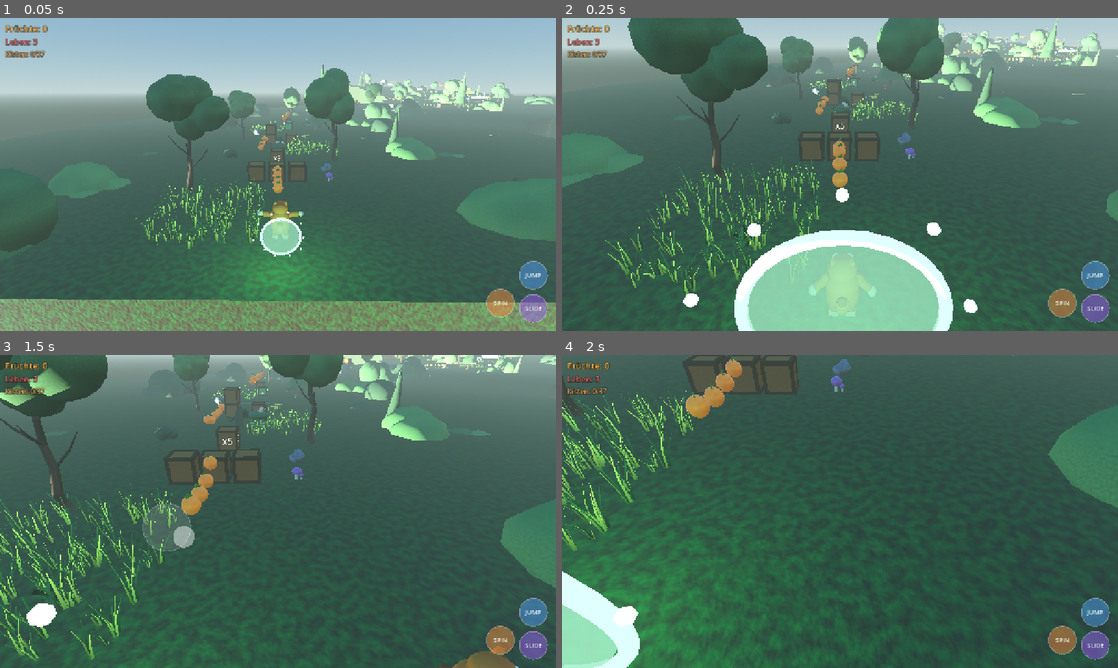
Above: before the commit, frames 1-4 (two rows, left to right).
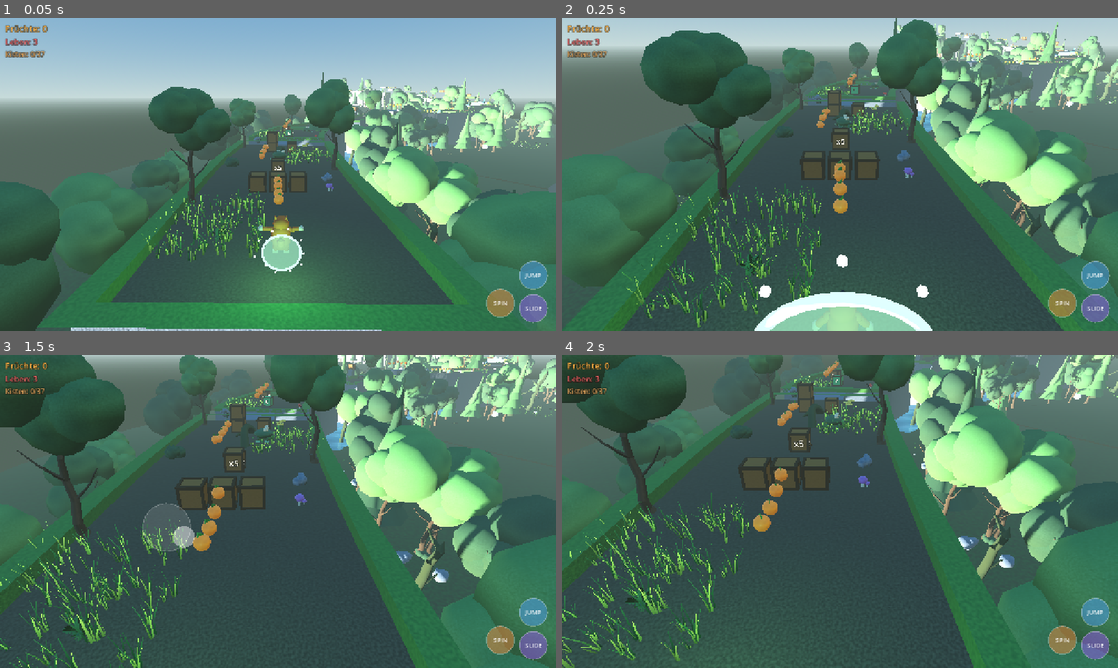
Above: after the commit, the same moments.

Repository: Phat-shot/Banooka
Game: Godot game, scene res://scenes/levels/Level01.tscn
Two runs of this game, one before a commit and one after it. Both use one fixed random seed, a clock stepped at 60 frames per second and the inputs below.
Inputs (mouse positions are in pixels of both pictures, inside the frame that each line leads up to):
- Up to frame 1 (0.05 s): no input
- Up to frame 2 (0.25 s): no input
- Up to frame 3 (1.5 s): move the mouse to (400, 495) at 0.52 s; hold D (move_right) 0.53-1.25 s; hold Shift (slide) 0.53-1.25 s; click (400, 495) at 0.67 s; tap Space (jump) at 0.77 s; drag from (166, 527) to (250, 574) at 1.27 s
- Up to frame 4 (2 s): no input

The runs differ from the first frame. In frame 1, 34% of the frame differs, in the area x 0-100%, y 14-100%; in frame 2, 43%; in frame 3, 39%; in frame 4, 54%, in the area x 0-100%, y 0-100%.

Commit message:
Weg sichtbar machen: Korridor mit Rasenkante, Klippen und echter Schlucht
Der gemeldete Fehler "kein Boden/Rand erkennbar" hatte eine klare
Ursache: _waldboden_bauen() nutzte dieselbe Kurve wie der Weg, der
"Waldboden" lag also exakt auf Weghöhe. Das ganze Level war dadurch
eine einzige flache Ebene ohne Rand, ohne Schlucht und ohne sichtbare
Löcher.

- LevelWerkzeuge.korridor() erzeugt jetzt drei getrennte Flächen mit
  eigenen Materialien: Wegdecke, erhöhte Kante und Klippe. Die Kante
  (0,45 m) begrenzt den Weg sichtbar und begehbar, die Klippe macht die
  Tiefe sichtbar, und die Stirnseiten an den Lücken werden umrandet,
  damit Löcher von weitem erkennbar sind.
- Neuer Parameter hoehe_versatz: der Waldboden liegt nun 8,2 m unter
  dem Weg, der Weg verläuft auf einem Grat durch den Wald.
- Dreieckswicklung wird automatisch anhand der Zielnormale gewählt,
  damit keine Fläche versehentlich unsichtbar wird.
- Materialbibliothek.waldweg() als Wegdecke, Nebel entschärft,
  Kamera höher und weiter zurück.

werkzeuge/foto.sh + foto.gd rendern Bilder eines Levels als PNG.
Godot zeichnet im Headless-Modus nicht, deshalb läuft das über einen
echten Bildschirm mit weit außerhalb liegendem Fenster.

Co-Authored-By: Claude Opus 5 (1M context) <noreply@anthropic.com>

Diff:
--- a/scenes/camera/CorridorCamera.tscn
+++ b/scenes/camera/CorridorCamera.tscn
@@ -7,3 +7,6 @@
 fov = 60.0
 far = 200.0
 script = ExtResource("1_cam")
+hoehe = 5.4
+abstand = 9.5
+blick_vorlauf = 6.0
--- a/scenes/levels/Level01.tscn
+++ b/scenes/levels/Level01.tscn
@@ -26,8 +26,8 @@
 fog_enabled = true
 fog_light_color = Color(0.58, 0.68, 0.66, 1)
 fog_light_energy = 0.9
-fog_density = 0.0075
-fog_sky_affect = 0.3
+fog_density = 0.0035
+fog_sky_affect = 0.15
 
 [node name="Level01" type="Node3D"]
 script = ExtResource("1_level")
--- a/scenes/levels/level01.gd
+++ b/scenes/levels/level01.gd
@@ -103,8 +103,16 @@
 
 
 func _boden_bauen() -> void:
-	LevelWerkzeuge.korridor(geometrie, verlauf, ABSCHNITTE,
-			Materialbibliothek.waldboden(), 8.0, 1.2)
+	LevelWerkzeuge.korridor(geometrie, verlauf, ABSCHNITTE, {
+		"oben": Materialbibliothek.waldweg(),   # Erde: hebt sich vom Grün ab
+		"kante": Materialbibliothek.gras(),     # erhöhte Rasenkante als Begrenzung
+		"klippe": Materialbibliothek.fels(),    # Felswand macht die Tiefe sichtbar
+	}, {
+		"tiefe": 9.0,
+		"schritt": 1.0,
+		"kante_hoehe": 0.45,
+		"kante_breite": 0.8,
+	})
 
 
 ## Breite des Weges an dieser Stelle. 0.0 bedeutet: hier ist eine Lücke.
@@ -392,8 +400,19 @@
 ## Absturzzone. Darauf stehen die Bäume, deren Kronen bis auf Weghöhe reichen.
 func _waldboden_bauen() -> void:
 	LevelWerkzeuge.korridor(geometrie, verlauf, [
-		{"von": 0.0, "bis": M_ENDE, "breite": 62.0},
-	], Materialbibliothek.waldboden(), 14.0, 3.0, false)
+		{"von": 0.0, "bis": M_ENDE, "breite": 70.0},
+	], {
+		"oben": Materialbibliothek.waldboden(),
+		"kante": Materialbibliothek.waldboden(),
+		"klippe": Materialbibliothek.fels(),
+	}, {
+		"tiefe": 16.0,
+		"schritt": 4.0,
+		"kollision": false,
+		"kante_hoehe": 0.0,
+		"kante_breite": 0.0,
+		"hoehe_versatz": WALDBODEN_HOEHE,   # tief unter dem Weg
+	})
 
 
 ## Reihe unsichtbarer Bereiche unter dem Pfad, die den Sturz beenden.
--- a/scripts/level_werkzeuge.gd
+++ b/scripts/level_werkzeuge.gd
@@ -50,110 +50,177 @@
 
 # ------------------------------------------------------------- Korridor
 
-## Baut den Boden des Korridors entlang der Kurve.
+## Baut den Weg entlang der Kurve als drei getrennte Flächen:
+##   Wegdecke  – begehbare Oberfläche (eigenes Material)
+##   Kante     – erhöhte Rasen-/Steinkante am Rand, macht den Weg lesbar
+##   Klippe    – senkrechte Wand nach unten, macht die Tiefe sichtbar
 ##
-## `abschnitte` ist eine Liste von Wörterbüchern:
-##   {"von": float, "bis": float, "breite": float, "breite_ende": float}
-## "breite_ende" ist optional (Standard = "breite") und erlaubt sich
-## verjüngende oder verbreiternde Passagen. Lücken zwischen den
-## Abschnitten bleiben offen – das sind die Sprungpassagen.
+## `abschnitte`: Liste von {"von", "bis", "breite", "breite_ende"}.
+## Lücken zwischen den Abschnitten sind die Sprungpassagen; ihre
+## Stirnseiten werden geschlossen und mit der Kante umrandet, damit
+## Löcher von weitem erkennbar sind.
+##
+## `optionen`: {"tiefe", "schritt", "kollision", "kante_hoehe",
+##              "kante_breite", "hoehe_versatz"}
 static func korridor(elternteil: Node3D, kurve: Curve3D, abschnitte: Array,
-		material: Material, tiefe: float = 6.0, schritt: float = 1.0,
-		mit_kollision: bool = true) -> MeshInstance3D:
-	var st := SurfaceTool.new()
-	st.begin(Mesh.PRIMITIVE_TRIANGLES)
+		materialien: Dictionary, optionen: Dictionary = {}) -> Node3D:
+	var tiefe: float = optionen.get("tiefe", 8.0)
+	var schritt: float = optionen.get("schritt", 1.2)
+	var kollision: bool = optionen.get("kollision", true)
+	var kante_hoehe: float = optionen.get("kante_hoehe", 0.34)
+	var kante_breite: float = optionen.get("kante_breite", 0.7)
+	var versatz: float = optionen.get("hoehe_versatz", 0.0)
+
+	var oben := SurfaceTool.new()
+	var kante := SurfaceTool.new()
+	var klippe := SurfaceTool.new()
+	for st in [oben, kante, klippe]:
+		st.begin(Mesh.PRIMITIVE_TRIANGLES)
 
 	for eintrag in abschnitte:
 		var von: float = eintrag.get("von", 0.0)
 		var bis: float = eintrag.get("bis", 0.0)
 		if bis <= von:
 			continue
-		var breite_a: float = eintrag.get("breite", 8.0)
-		var breite_b: float = eintrag.get("breite_ende", breite_a)
-		_streifen(st, kurve, von, bis, breite_a, breite_b, tiefe, schritt)
-
+		_abschnitt(oben, kante, klippe, kurve, von, bis,
+				eintrag.get("breite", 8.0),
+				eintrag.get("breite_ende", eintrag.get("breite", 8.0)),
+				tiefe, schritt, kante_hoehe, kante_breite, versatz)
+
+	var wurzel := Node3D.new()
+	wurzel.name = "Korridor"
+	elternteil.add_child(wurzel)
+
+	var decke := _flaeche(wurzel, oben, materialien.get("oben"), "Wegdecke")
+	var rand := _flaeche(wurzel, kante, materialien.get("kante"), "Kante")
+	_flaeche(wurzel, klippe, materialien.get("klippe"), "Klippe")
+
+	if kollision:
+		if decke != null:
+			decke.create_trimesh_collision()
+		if rand != null:
+			rand.create_trimesh_collision()
+	return wurzel
+
+
+static func _flaeche(elternteil: Node3D, st: SurfaceTool, material: Variant,
+		bezeichnung: String) -> MeshInstance3D:
 	st.index()
 	var mesh := st.commit()
-
+	if mesh == null or mesh.get_surface_count() == 0:
+		return null
 	var mi := MeshInstance3D.new()
-	mi.name = "Korridorboden"
+	mi.name = bezeichnung
 	mi.mesh = mesh
-	# Sicherheitsnetz: beidseitig sichtbar, damit der Boden auf keinen Fall
-	# durch eine falsch herum gewickelte Fläche verschwindet.
-	var mat := material.duplicate() as BaseMaterial3D
-	if mat != null:
-		mat.cull_mode = BaseMaterial3D.CULL_DISABLED
-		mi.material_override = mat
-	else:
+	if material != null:
 		mi.material_override = material
 	elternteil.add_child(mi)
-	if mit_kollision:
-		mi.create_trimesh_collision()
 	return mi
 
 
-static func _streifen(st: SurfaceTool, kurve: Curve3D, von: float, bis: float,
-		breite_a: float, breite_b: float, tiefe: float, schritt: float) -> void:
+static func _abschnitt(oben: SurfaceTool, kante: SurfaceTool, klippe: SurfaceTool,
+		kurve: Curve3D, von: float, bis: float, breite_a: float, breite_b: float,
+		tiefe: float, schritt: float, kh: float, kb: float, versatz: float) -> void:
 	var anzahl := maxi(int(ceil((bis - von) / schritt)), 1)
-	var links_alt := Vector3.ZERO
-	var rechts_alt := Vector3.ZERO
-	var hat_alt := false
-
+	var laenge := kurve.get_baked_length()
+
+	# Querschnitt an einer Stelle: außen links, innen links, innen rechts, außen rechts
+	var vorher := {}
 	for i in anzahl + 1:
 		var t := float(i) / float(anzahl)
 		var s := lerpf(von, bis, t)
 		var breite := lerpf(breite_a, breite_b, t)
-		var mitte := kurve.sample_baked(clampf(s, 0.0, kurve.get_baked_length()))
-		var rechts_vektor := _rechts(kurve, s)
-		var links := mitte - rechts_vektor * breite * 0.5
-		var rechts := mitte + rechts_vektor * breite * 0.5
-
-		if hat_alt:
-			# --- Oberseite (Blick von oben, im Uhrzeigersinn) ---
-			_dreieck(st, rechts_alt, links_alt, rechts, Vector3.UP, s)
-			_dreieck(st, links_alt, links, rechts, Vector3.UP, s)
-
-			# --- Seitenwände nach unten (Klippen) ---
-			var runter := Vector3.DOWN * tiefe
-			var n_rechts := rechts_vektor
-			_dreieck(st, rechts_alt, rechts, rechts_alt + runter, n_rechts, s)
-			_dreieck(st, rechts_alt + runter, rechts, rechts + runter, n_rechts, s)
-
-			var n_links := -rechts_vektor
-			_dreieck(st, links_alt, links_alt + runter, links, n_links, s)
-			_dreieck(st, links_alt + runter, links + runter, links, n_links, s)
-
-		links_alt = links
-		rechts_alt = rechts
-		hat_alt = true
-
-	# --- Stirnseiten an den Abschnittsenden, damit keine Löcher entstehen ---
-	_stirnseite(st, kurve, von, breite_a, tiefe, true)
-	_stirnseite(st, kurve, bis, breite_b, tiefe, false)
-
-
-static func _stirnseite(st: SurfaceTool, kurve: Curve3D, s: float, breite: float,
-		tiefe: float, am_anfang: bool) -> void:
-	var mitte := kurve.sample_baked(clampf(s, 0.0, kurve.get_baked_length()))
-	var rechts_vektor := _rechts(kurve, s)
-	var vorwaerts := richtung(kurve, s)
-	var links := mitte - rechts_vektor * breite * 0.5
-	var rechts := mitte + rechts_vektor * breite * 0.5
+		var mitte := kurve.sample_baked(clampf(s, 0.0, laenge)) + Vector3.UP * versatz
+		var r := _rechts(kurve, s)
+		var halb := breite * 0.5
+		var innen := maxf(halb - kb, halb * 0.35)
+
+		var q := {
+			"al": mitte - r * halb, "il": mitte - r * innen,
+			"ir": mitte + r * innen, "ar": mitte + r * halb,
+			"r": r, "s": s,
+		}
+		if not vorher.is_empty():
+			_querstueck(oben, kante, klippe, vorher, q, kh, tiefe)
+		vorher = q
+
+	_stirn(oben, kante, klippe, kurve, von, breite_a, kh, kb, tiefe, versatz, true)
+	_stirn(oben, kante, klippe, kurve, bis, breite_b, kh, kb, tiefe, versatz, false)
+
+
+static func _querstueck(oben: SurfaceTool, kante: SurfaceTool, klippe: SurfaceTool,
+		a: Dictionary, b: Dictionary, kh: float, tiefe: float) -> void:
+	var hoch := Vector3.UP * kh
 	var runter := Vector3.DOWN * tiefe
-	var n := -vorwaerts if am_anfang else vorwaerts
-	if am_anfang:
-		_dreieck(st, links, rechts, links + runter, n, s)
-		_dreieck(st, links + runter, rechts, rechts + runter, n, s)
-	else:
-		_dreieck(st, rechts, links, rechts + runter, n, s)
-		_dreieck(st, rechts + runter, links, links + runter, n, s)
+
+	# --- begehbare Wegdecke ---
+	_quad(oben, a["il"], a["ir"], b["il"], b["ir"], Vector3.UP)
+
+	# --- linke Kante: Oberseite und Innenflanke ---
+	_quad(kante, a["al"] + hoch, a["il"] + hoch, b["al"] + hoch, b["il"] + hoch, Vector3.UP)
+	_quad(kante, a["il"], a["il"] + hoch, b["il"], b["il"] + hoch, a["r"])
+	# --- rechte Kante ---
+	_quad(kante, a["ir"] + hoch, a["ar"] + hoch, b["ir"] + hoch, b["ar"] + hoch, Vector3.UP)
+	_quad(kante, a["ir"], a["ir"] + hoch, b["ir"], b["ir"] + hoch, -a["r"])
+
+	# --- Klippen nach unten ---
+	_quad(klippe, a["al"] + hoch, a["al"] + runter, b["al"] + hoch, b["al"] + runter, -a["r"])
+	_quad(klippe, a["ar"] + hoch, a["ar"] + runter, b["ar"] + hoch, b["ar"] + runter, a["r"])
+
+
+## Stirnseite an einer Abbruchkante: verschließt das Loch und umrandet es.
+static func _stirn(oben: SurfaceTool, kante: SurfaceTool, klippe: SurfaceTool,
+		kurve: Curve3D, s: float, breite: float, kh: float, kb: float,
+		tiefe: float, versatz: float, am_anfang: bool) -> void:
+	var laenge := kurve.get_baked_length()
+	var mitte := kurve.sample_baked(clampf(s, 0.0, laenge)) + Vector3.UP * versatz
+	var r := _rechts(kurve, s)
+	var v := richtung(kurve, s)
+	var halb := breite * 0.5
+	var innen := maxf(halb - kb, halb * 0.35)
+	var n := -v if am_anfang else v
+	var hoch := Vector3.UP * kh
+	var runter := Vector3.DOWN * tiefe
+
+	var al := mitte - r * halb
+	var ar := mitte + r * halb
+	# Kante quer über das Wegende: macht das Loch von weitem sichtbar
+	_quad(kante, al + hoch, ar + hoch, al + hoch + n * kb, ar + hoch + n * kb, Vector3.UP)
+	_quad(kante, al, al + hoch, ar, ar + hoch, n)
+	# Wand nach unten
+	_quad(klippe, al + hoch, al + runter, ar + hoch, ar + runter, n)
+	# innere Kanten-Ecken schließen
+	_quad(kante, mitte - r * innen, mitte - r * innen + hoch, al, al + hoch, -v if am_anfang else v)
+	_quad(kante, mitte + r * innen, mitte + r * innen + hoch, ar, ar + hoch, -v if am_anfang else v)
+
+
+# ------------------------------------------------------------- Mesh-Hilfen
+
+## Viereck aus zwei Dreiecken. a/b liegen auf der einen Kante, c/d auf der
+## gegenüberliegenden. Die Wicklung wird automatisch so gewählt, dass die
+## Fläche in Richtung `normale` sichtbar ist – Godot zeichnet die
+## Vorderseite bei Punkten im Uhrzeigersinn.
+static func _quad(st: SurfaceTool, a: Vector3, b: Vector3, c: Vector3, d: Vector3,
+		normale: Vector3) -> void:
+	_dreieck(st, a, b, c, normale)
+	_dreieck(st, b, d, c, normale)
 
 
 static func _dreieck(st: SurfaceTool, a: Vector3, b: Vector3, c: Vector3,
-		normale: Vector3, uv_versatz: float) -> void:
+		normale: Vector3) -> void:
+	var n := normale.normalized()
+	if (b - a).cross(c - a).dot(n) > 0.0:
+		var tausch := b
+		b = c
+		c = tausch
 	for p in [a, b, c]:
-		st.set_normal(normale)
-		st.set_uv(Vector2(p.x * 0.25, (p.z + uv_versatz) * 0.25))
+		st.set_normal(n)
+		# Dreiachsige Projektion in den Materialien macht echte UVs entbehrlich;
+		# für Materialien ohne Triplanar reicht diese Weltprojektion.
+		if absf(n.y) > 0.7:
+			st.set_uv(Vector2(p.x, p.z) * 0.25)
+		else:
+			st.set_uv(Vector2(p.x + p.z, -p.y) * 0.25)
 		st.add_vertex(p)
 
 
--- a/scripts/materialbibliothek.gd
+++ b/scripts/materialbibliothek.gd
@@ -119,6 +119,20 @@
 		return m)
 
 
+## Waldweg: festgetretene Erde mit Kies – hebt sich deutlich vom Grün ab.
+static func waldweg() -> StandardMaterial3D:
+	return _hole("waldweg", func() -> StandardMaterial3D:
+		var mat := StandardMaterial3D.new()
+		mat.albedo_texture = rauschtextur(1111, 0.09, Farben.ERDE.darkened(0.15),
+				Farben.ERDE_HELL.lightened(0.1))
+		mat.normal_enabled = true
+		mat.normal_texture = normalmap(1111, 0.34, 2.2)
+		mat.uv1_triplanar = true
+		mat.uv1_scale = Vector3(0.5, 0.5, 0.5)
+		mat.roughness = 1.0
+		return mat)
+
+
 ## Grasnarbe für begehbare Plattformen.
 static func gras() -> StandardMaterial3D:
 	return _hole("gras", func() -> StandardMaterial3D:
--- /dev/null
+++ b/werkzeuge/Foto.tscn
@@ -0,0 +1,6 @@
+[gd_scene load_steps=2 format=3]
+
+[ext_resource type="Script" path="res://werkzeuge/foto.gd" id="1_foto"]
+
+[node name="Foto" type="Node"]
+script = ExtResource("1_foto")
--- /dev/null
+++ b/werkzeuge/foto.gd
@@ -0,0 +1,80 @@
+extends Node
+## Rendert Bilder eines Levels und legt sie als PNG ab.
+##
+## Aufruf über werkzeuge/foto.sh – dort stehen auch die Parameter.
+## Godot kann im Headless-Modus nicht zeichnen; das Skript braucht daher
+## einen echten Bildschirm (X11/Wayland). foto.sh legt das Fenster
+## außerhalb des sichtbaren Bereichs ab.
+##
+## Umgebungsvariablen:
+##   FOTO_ZIEL     Ausgabeverzeichnis (Pflicht)
+##   FOTO_LEVEL    Szene, Vorgabe res://scenes/levels/Level01.tscn
+##   FOTO_MODUS    "verfolger" (Spielkamera) oder "seite" (Blick quer auf den Weg)
+##   FOTO_STELLEN  Strecken in Metern, mit Komma getrennt
+
+const STANDARD_STELLEN := "4,24,50,60,86,112,136,162,192,216,233"
+
+var _level: Node3D
+var _spieler: Node3D
+var _kamera: Camera3D
+
+
+func _ready() -> void:
+	var pfad := OS.get_environment("FOTO_LEVEL")
+	if pfad.is_empty():
+		pfad = "res://scenes/levels/Level01.tscn"
+	_level = load(pfad).instantiate()
+	add_child(_level)
+	await get_tree().process_frame
+	await get_tree().process_frame
+
+	_spieler = get_tree().get_first_node_in_group("spieler") as Node3D
+	if _spieler != null and "gesperrt" in _spieler:
+		_spieler.gesperrt = true
+
+	var modus := OS.get_environment("FOTO_MODUS")
+	if modus == "seite":
+		_eigene_kamera()
+	else:
+		for kind in _level.get_children():
+			if kind is Camera3D:
+				_kamera = kind
+
+	var stellen := OS.get_environment("FOTO_STELLEN")
+	if stellen.is_empty():
+		stellen = STANDARD_STELLEN
+	await _fotografiere(stellen.split(","), modus)
+	print("FERTIG")
+	get_tree().quit()
+
+
+func _eigene_kamera() -> void:
+	for kind in _level.get_children():
+		if kind is Camera3D:
+			kind.queue_free()
+	_kamera = Camera3D.new()
+	_kamera.fov = 55.0
+	_kamera.far = 400.0
+	add_child(_kamera)
+	_kamera.current = true
+
+
+func _fotografiere(stellen: PackedStringArray, modus: String) -> void:
+	var ziel := OS.get_environment("FOTO_ZIEL")
+	var verlauf = _level.get("verlauf")
+	for i in stellen.size():
+		var s := float(stellen[i].strip_edges())
+		var mitte: Vector3 = LevelWerkzeuge.punkt(verlauf, s, 0.0, 0.0)
+		if _spieler != null:
+			_spieler.global_position = mitte + Vector3.UP * 1.0
+		if modus == "seite" and _kamera != null:
+			var quer: Vector3 = LevelWerkzeuge.richtung(verlauf, s).cross(Vector3.UP)
+			_kamera.global_position = mitte + quer * 34.0 + Vector3.UP * 8.0
+			_kamera.look_at(mitte + Vector3.DOWN * 3.0, Vector3.UP)
+		for f in 24:
+			await get_tree().process_frame
+		await RenderingServer.frame_post_draw
+		var name := "%s/%s_%02d_%03dm.png" % [ziel,
+				"seite" if modus == "seite" else "weg", i, int(s)]
+		var fehler := get_viewport().get_texture().get_image().save_png(name)
+		print("  %s  %s" % ["ok " if fehler == OK else "FEHLER", name])
Not shown, added: scenes/crates/explosion.gd.uid
Not shown, added: scenes/crates/kiste.gd.uid
Not shown, added: scenes/enemies/gegner.gd.uid
Not shown, added: scenes/enemies/panzerkaefer.gd.uid
Not shown, added: scenes/enemies/stelzenvogel.gd.uid
Not shown, added: scenes/enemies/sumpfkroete.gd.uid
Not shown, added: scenes/fruits/frucht.gd.uid
Not shown, added: scenes/hazards/stacheln.gd.uid
Not shown, added: scenes/hazards/wasser.gd.uid
Not shown, added: scenes/levels/level01.gd.uid
Not shown, added: scenes/levels/level_basis.gd.uid
Not shown, added: scenes/player/beuteldachs.gd.uid
(and 16 more such lines)
